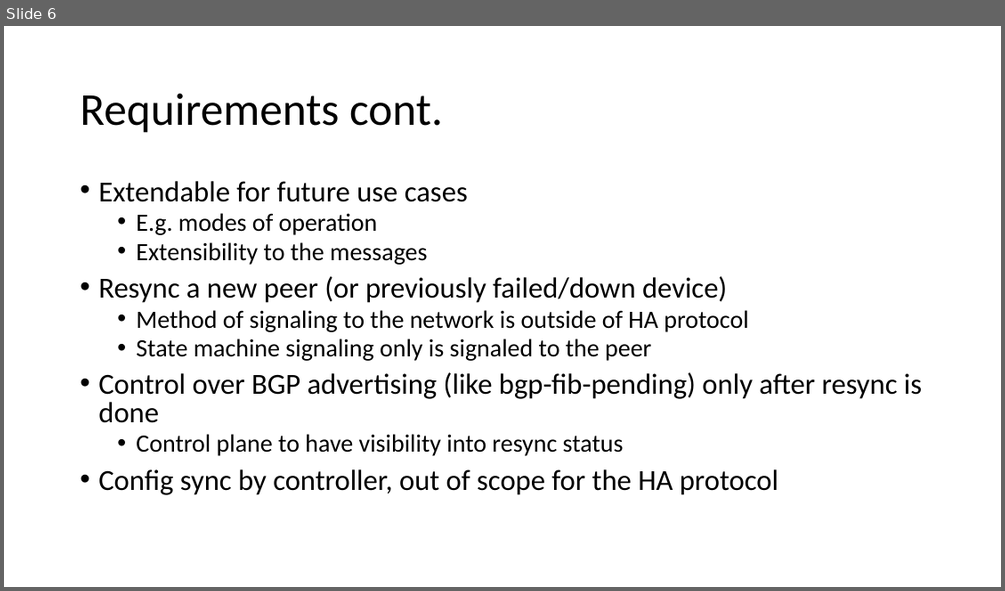
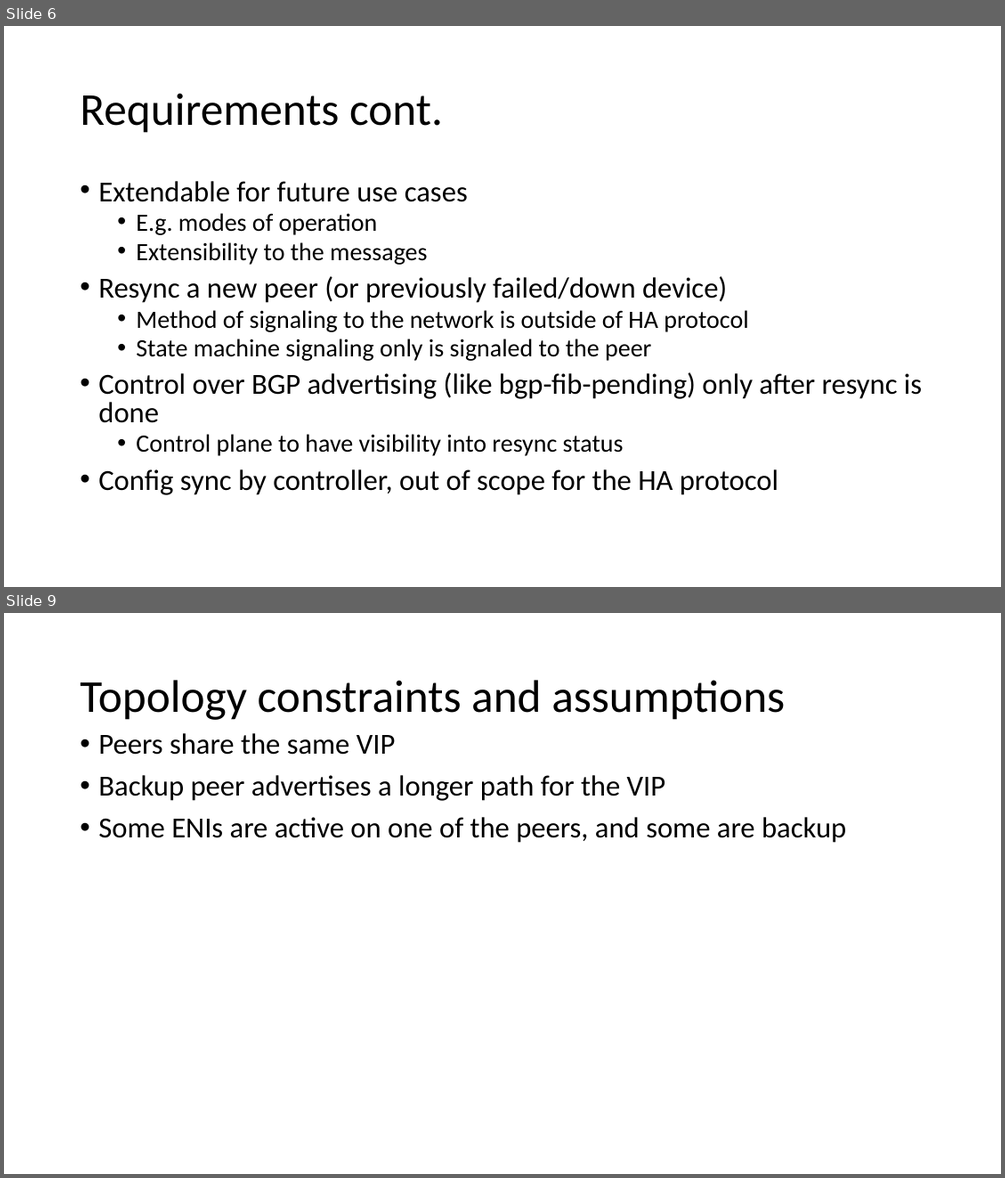
Before and after one commit to sonic-net/DASH, a slide deck: documentation/high-avail/slides/DASH High Availability.pptx. Shown one above the other, each under a label of ours: slide 6 before the commit, slides 6 and 9 after it; the slides between them are not shown. The pictures are 1005x591 and 1005x1178 pixels, drawn with LibreOffice and Linux fonts; fonts in the diff are those of the drawing. Boxes give left, top, right and bottom in pixels: in the first picture for what was removed or moved away, otherwise in the second. Text is boxed around its words. In the diff, an @@ line names an element or a change of style, - is before the commit and + after.

```diff
--- a/documentation/high-avail/slides/DASH High Availability.pptx
+++ b/documentation/high-avail/slides/DASH High Availability.pptx
@@ slide 9 added at <box>4,613,1001,1174</box>, background #FFFFFF @@
@@ title added at <box>80,680,785,720</box>, 44 pt, text #000000 @@
+Topology constraints and assumptions
@@ text added at <box>98,733,846,843</box>, 28 pt, text #000000 @@
+• Peers share the same VIP
+• Backup peer advertises a longer path for the VIP
+• Some ENIs are active on one of the peers, and some are backup
```
Also in this commit, not shown: 1 slide changed, 4 other slides added.
